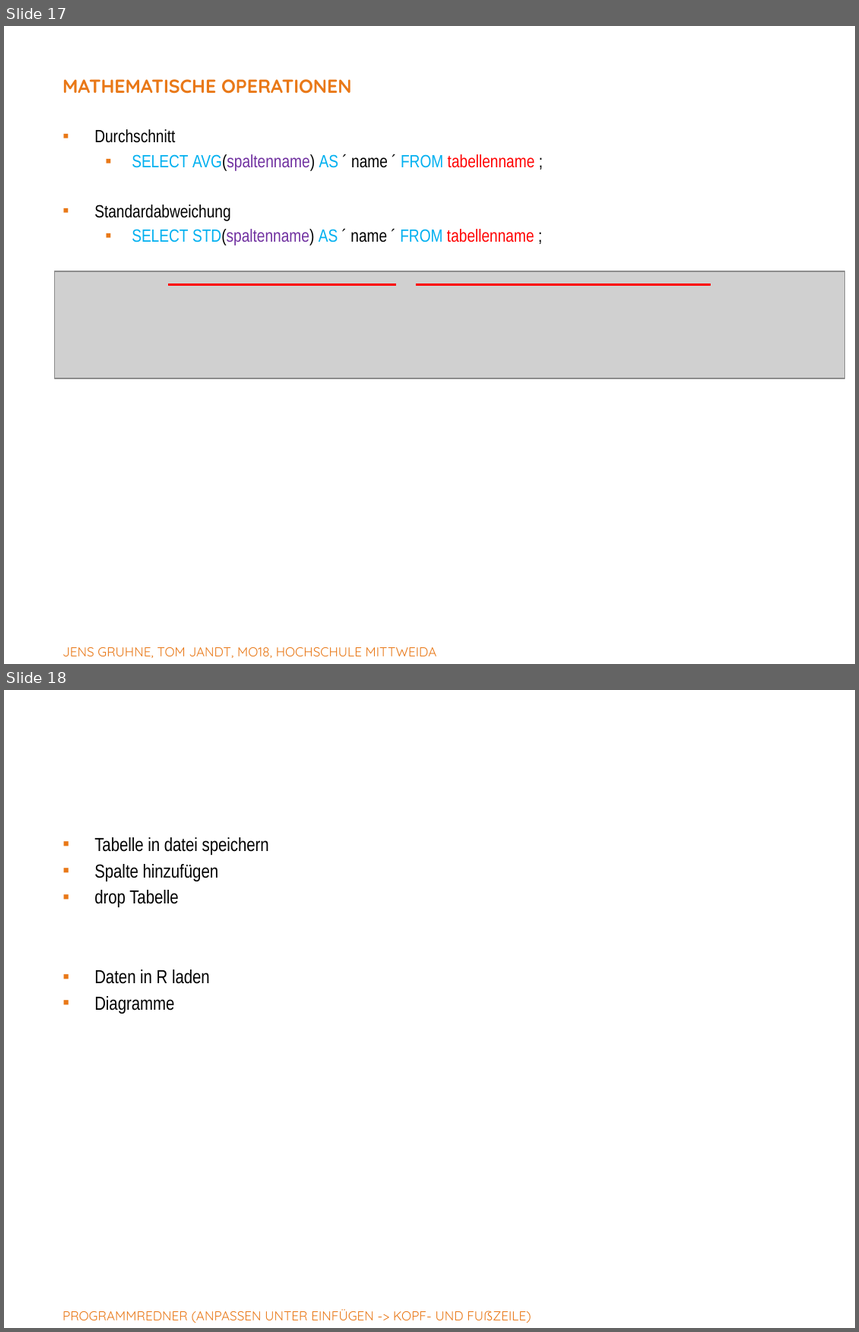
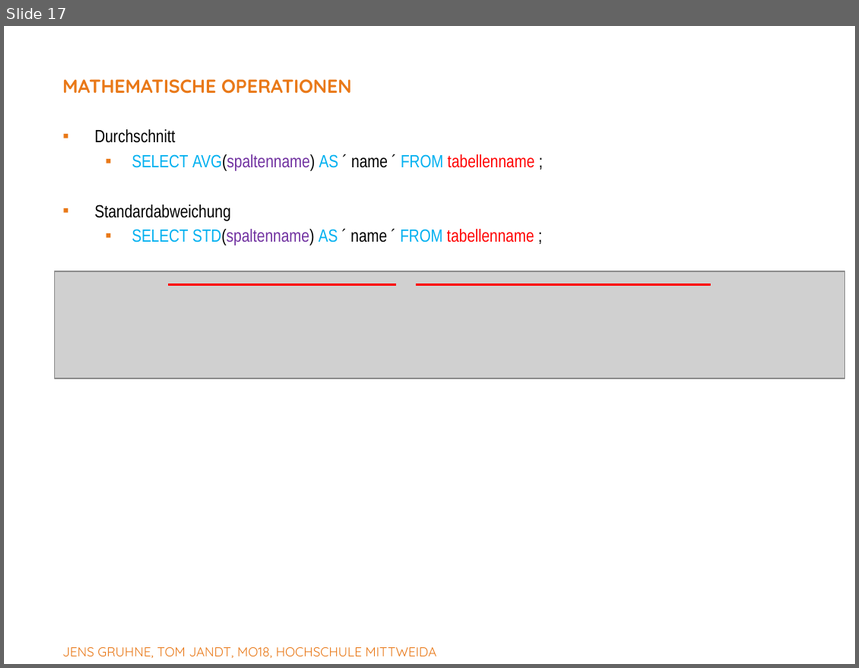
Before and after one commit to yyangg00/Semantik-Vortrag, a slide deck: semantik.pptx. Shown one above the other, each under a label of ours: slides 17 and 18 before the commit, slide 17 after it. The pictures are 859x1332 and 859x668 pixels, drawn with LibreOffice and Linux fonts; fonts in the diff are those of the drawing; grey boxes stand for pictures; background and template pictures are left out. Boxes give left, top, right and bottom in pixels: in the first picture for what was removed or moved away, otherwise in the second. Text is boxed around its words. In the diff, an @@ line names an element or a change of style, - is before the commit and + after.

```diff
--- a/semantik.pptx
+++ b/semantik.pptx
@@ slide 18 removed at (4, 690, 855, 1328), background picture (left out) @@
@@ text removed at (94, 837, 269, 1014) @@
-▪ Tabelle in datei speichern
-▪ Spalte hinzufügen
-▪ drop Tabelle
-▪ Daten in R laden
-▪ Diagramme
@@ page number removed at (664, 1304, 736, 1328) @@
-18
@@ text removed at (63, 1309, 464, 1323) @@
-PROGRAMMREDNER (ANPASSEN UNTER EINFÜGEN -> KOPF- UND FUSSZEILE)
```
Also in this commit, not shown: 3 slides changed, 40 other files.
